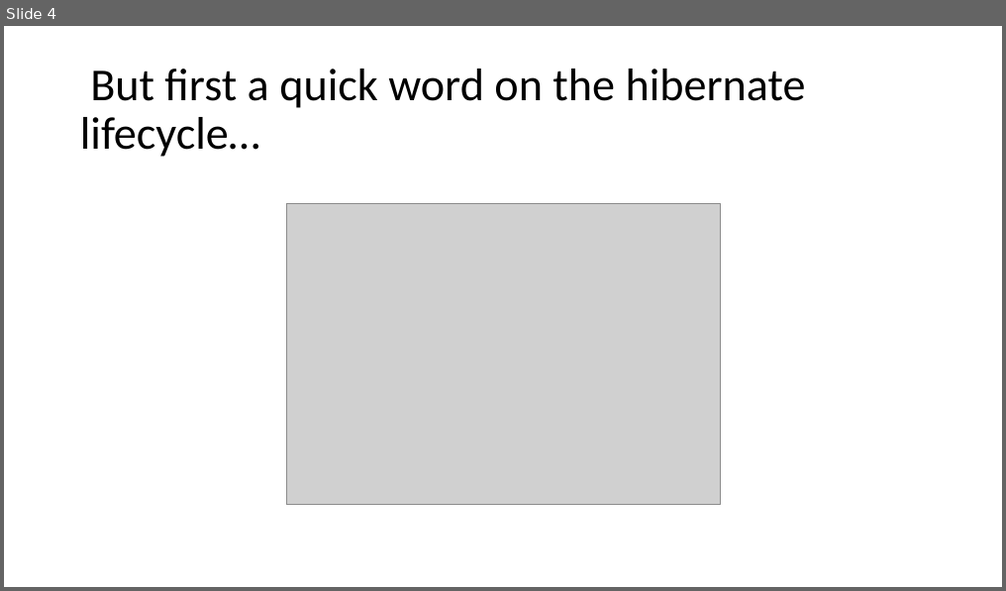
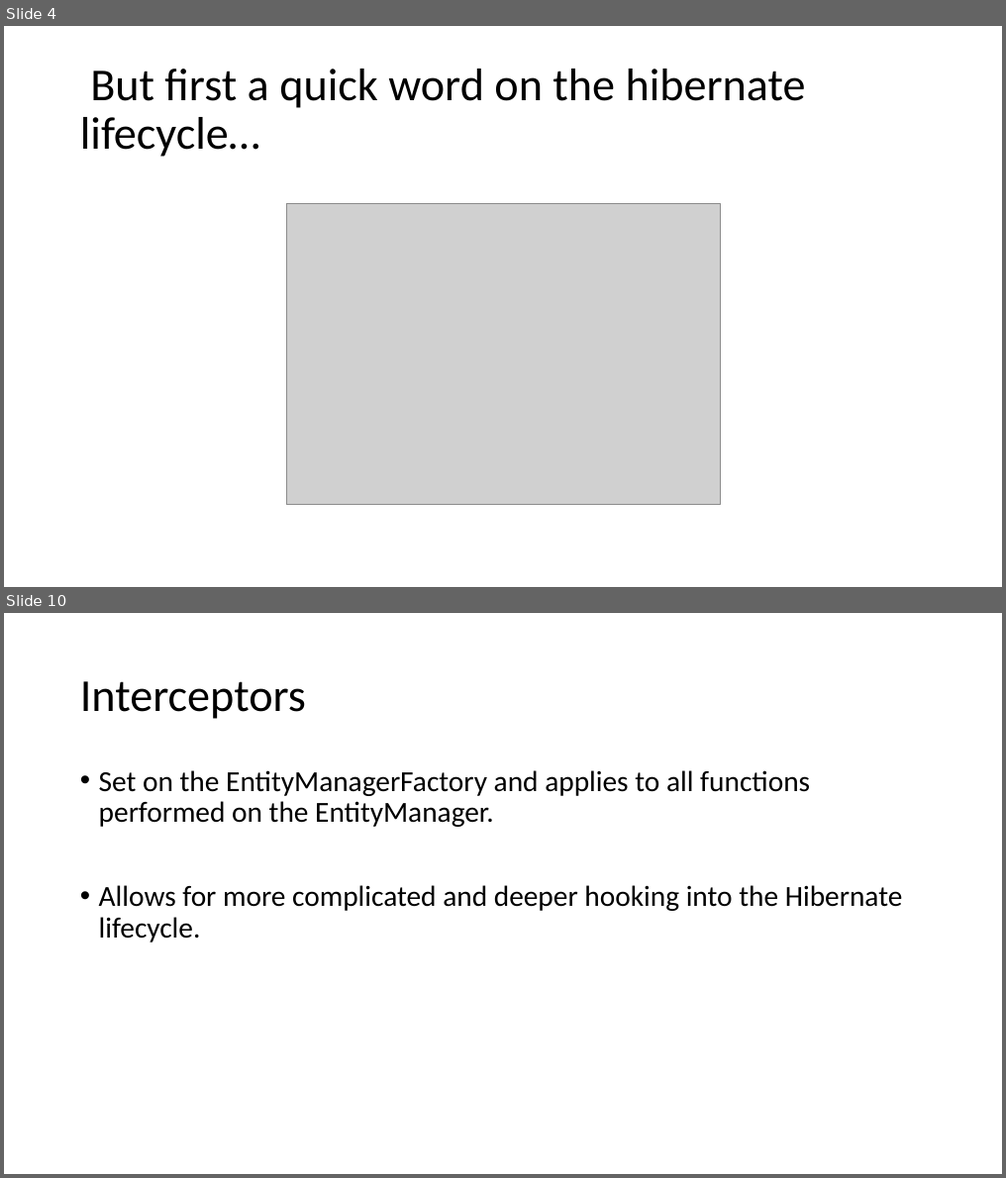
Before and after one commit to sfaria/hibernate_customization_demo, a slide deck: Customizing Hibernate with Annotations.pptx. Shown one above the other, each under a label of ours: slide 4 before the commit, slides 4 and 10 after it; the slides between them are not shown. The pictures are 1006x591 and 1006x1178 pixels, drawn with LibreOffice and Linux fonts; fonts in the diff are those of the drawing; grey boxes stand for pictures. Boxes give left, top, right and bottom in pixels: in the first picture for what was removed or moved away, otherwise in the second. Text is boxed around its words. In the diff, an @@ line names an element or a change of style, - is before the commit and + after.

```diff
--- a/Customizing Hibernate with Annotations.pptx
+++ b/Customizing Hibernate with Annotations.pptx
@@ slide 10 added at box(4, 613, 1002, 1174), background #FFFFFF @@
@@ title added at box(80, 681, 306, 719), 44 pt, text #000000 @@
+Interceptors
@@ text added at box(99, 770, 903, 943), 28 pt, text #000000 @@
+• Set on the EntityManagerFactory and applies to all functions performed on the EntityManager.
+• Allows for more complicated and deeper hooking into the Hibernate lifecycle.
```
Also in this commit, not shown: 6 other slides added, 1 other file.
